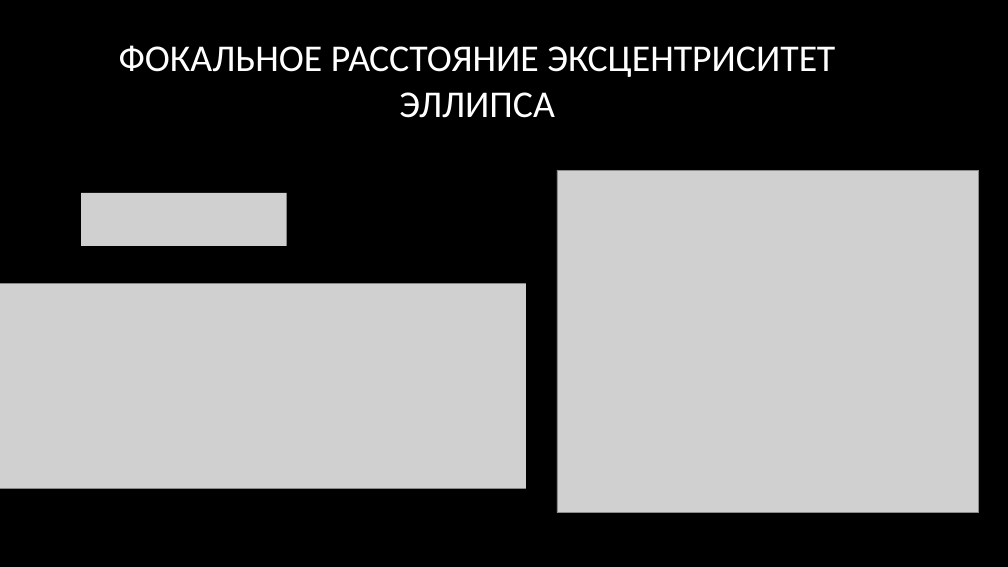
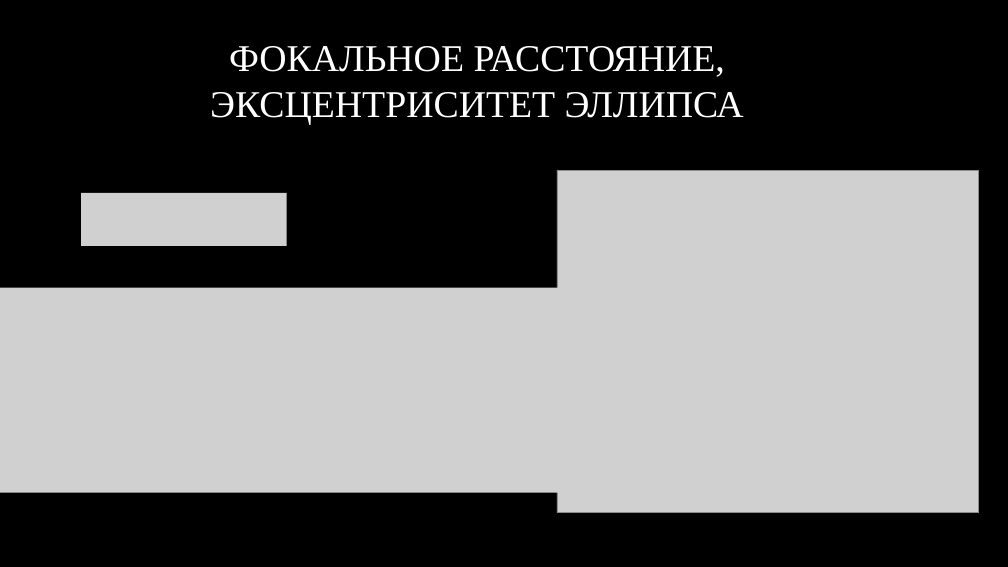
Before and after one commit to KondratovichMaxim/sciense, a slide deck: slide 10 of создания идеальной линзы.pptx (slide 7 before the commit). Drawn at 1008x567 pixels with LibreOffice and Linux fonts; fonts in the diff are those of the drawing; grey boxes stand for pictures; background and template pictures are left out. Boxes give left, top, right and bottom in pixels: in the first picture for what was removed or moved away, otherwise in the second. Text is boxed around its words. In the diff, an @@ line names an element or a change of style, - is before the commit and + after.

```diff
--- a/создания идеальной линзы.pptx
+++ b/создания идеальной линзы.pptx
@@ title at <box>210,46,744,124</box>: text changed; font Calibri to Times New Roman @@
-ФОКАЛЬНОЕ РАССТОЯНИЕ ЭКСЦЕНТРИСИТЕТ ЭЛЛИПСА
+ФОКАЛЬНОЕ РАССТОЯНИЕ, ЭКСЦЕНТРИСИТЕТ ЭЛЛИПСА
@@ picture: place and size @@
-picture at <box>0,284,526,488</box>
+picture at <box>0,287,561,492</box>
```
Also in this commit, not shown: 17 other slides changed, 6 slides added, 3 slides removed.
